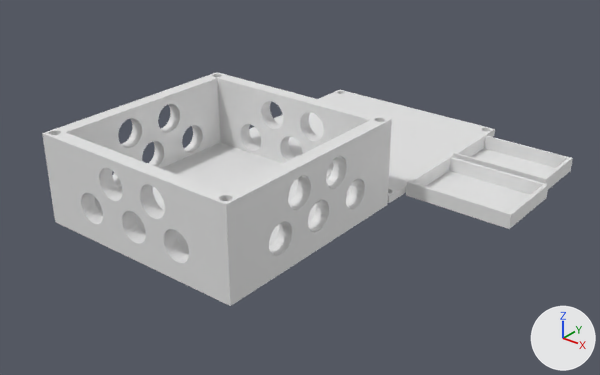
The Blender file 3D Models/Caixa Esp32/Caixa completa.blend: old version first, new version second.
The view is the same before and after, from a 50 mm lens placed at (0.179, -0.492, 0.248), pointed at (-0.128, -0.108, 0.01). The axes (+X, +Y, +Z) are drawn at lower right. The lights are the same throughout.

The first picture shows 'Berço placa', 'Berço reles', 'Caixa_Sem_tampa', 'tampa'.
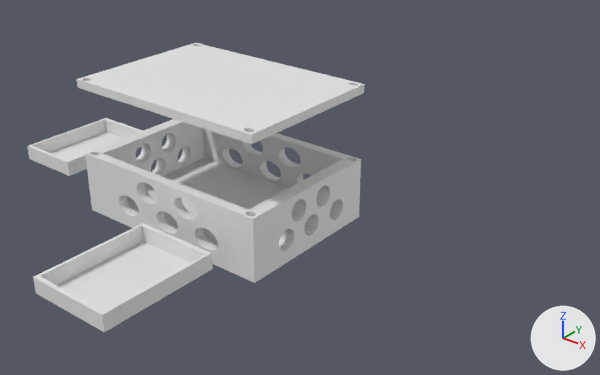
What differs and where, as boxes (x1, y1, x2, y2) in the pictures (600 x 375 px):
'Caixa_Sem_tampa', rescaled (21% narrower, 30% shorter): before (42, 72, 392, 306); after (85, 119, 361, 283)
'tampa', moved, rescaled: before (249, 90, 495, 203); after (77, 43, 365, 144)
'Berço reles', moved, turned: before (406, 156, 549, 229); after (33, 223, 213, 332)
'Berço placa', moved, turned: before (453, 135, 573, 189); after (27, 118, 142, 176)

The edits, one by one:
Object 'tampa' (ob_tampa) moves from (-0.1548, 0.0, 0.0) to (-0.1536, -0.1528, 0.0831).
Object 'tampa' (ob_tampa) is rescaled from (0.075, 0.075, 1.0) to (0.07, 0.05, 1.0).
Object 'Berço placa' (ob_berço_placa) moves from (-0.042, 0.0262, 0.0) to (-0.284, -0.156, 0.0092).
Object 'Berço placa' (ob_berço_placa) turns from (0, 0, 0) to (0, 0, 90) degrees about x, y and z.
Object 'Berço reles' (ob_berço_reles) moves from (-0.0399, -0.0304, 0.0) to (-0.1298, -0.2543, 0.0089).
Object 'Berço reles' (ob_berço_reles) turns from (0, 0, 0) to (0, 0, 90) degrees about x, y and z.
Object 'Caixa_Sem_tampa' (ob_caixa_sem_tampa) is rescaled from (1.0, 1.0, 1.0) to (0.933, 0.667, 0.667).
